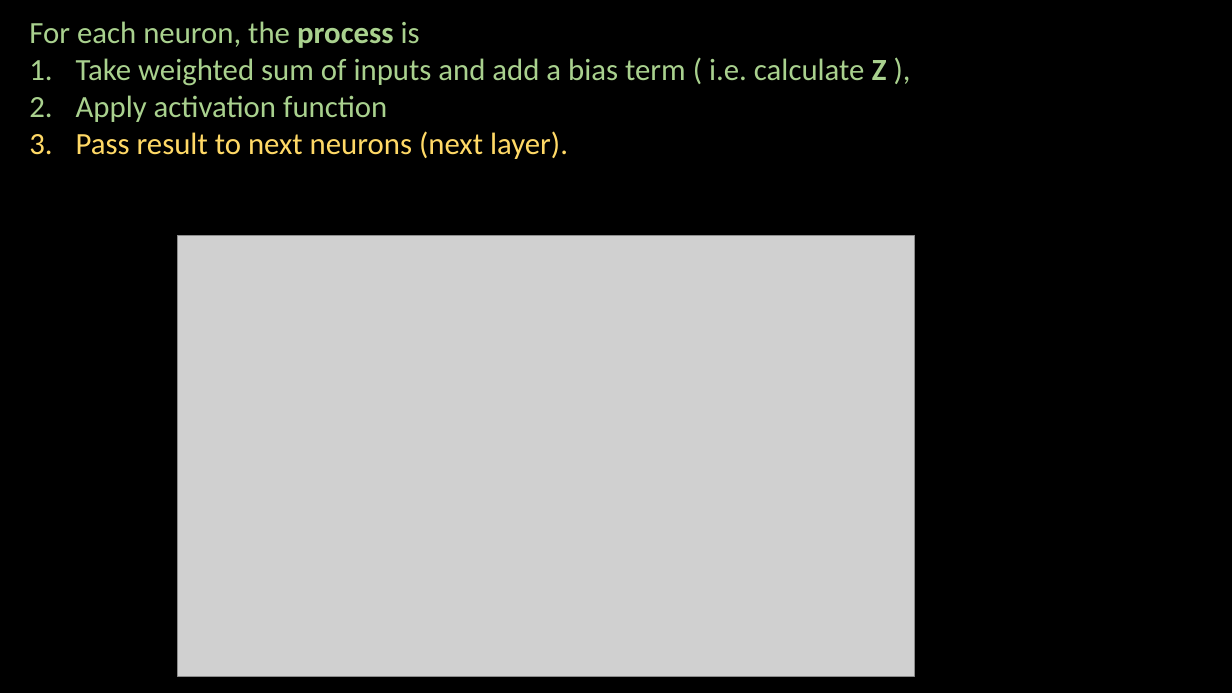
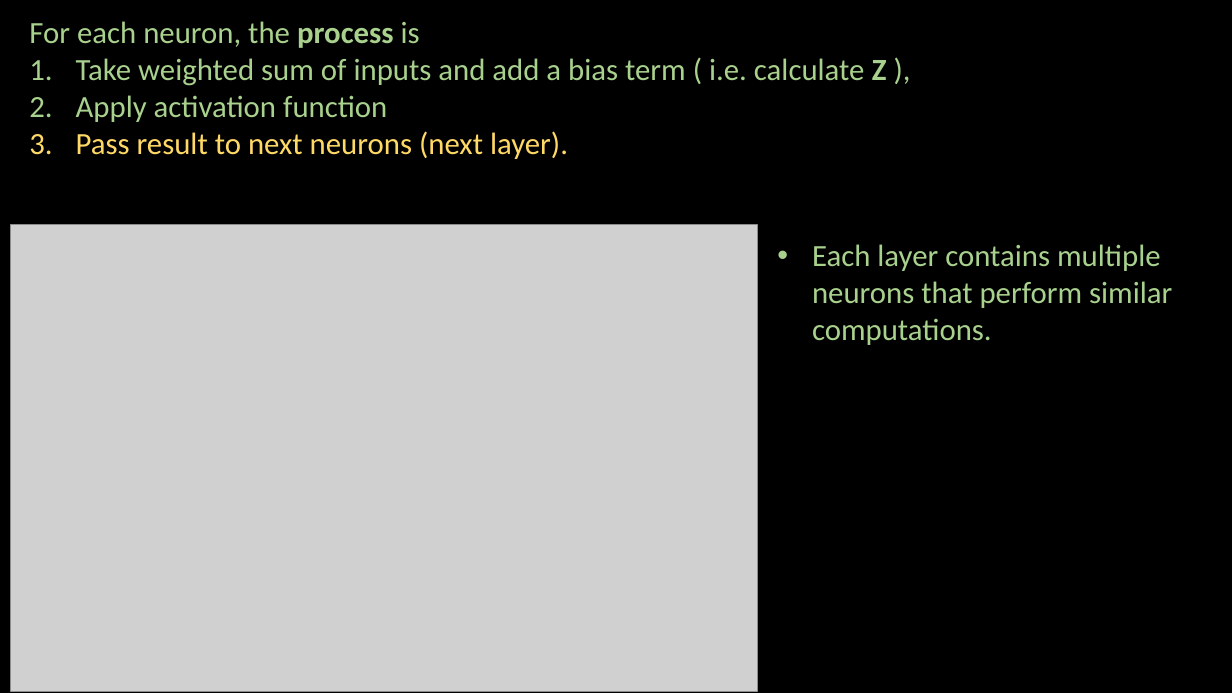
Before and after one commit to ash322ash422/youtube, a slide deck: slide 12 of deep_learning/1_ANN/2-ANN-CORE.pptx (slide 11 before the commit). Drawn at 1232x693 pixels with LibreOffice and Linux fonts; fonts in the diff are those of the drawing; grey boxes stand for pictures; background and template pictures are left out. Boxes give left, top, right and bottom in pixels: in the first picture for what was removed or moved away, otherwise in the second. Text is boxed around its words. In the diff, an @@ line names an element or a change of style, - is before the commit and + after.

```diff
--- a/deep_learning/1_ANN/2-ANN-CORE.pptx
+++ b/deep_learning/1_ANN/2-ANN-CORE.pptx
@@ picture: place and size @@
-picture at (177,235,915,676)
+picture at (10,225,757,691)
@@ text added at (812,244,1172,345), 24 pt, text #A9D18E @@
+• Each layer contains multiple neurons that perform similar computations.
```
Also in this commit, not shown: 20 other slides changed, 1 slide added, 1 slide removed, 51 other files.
